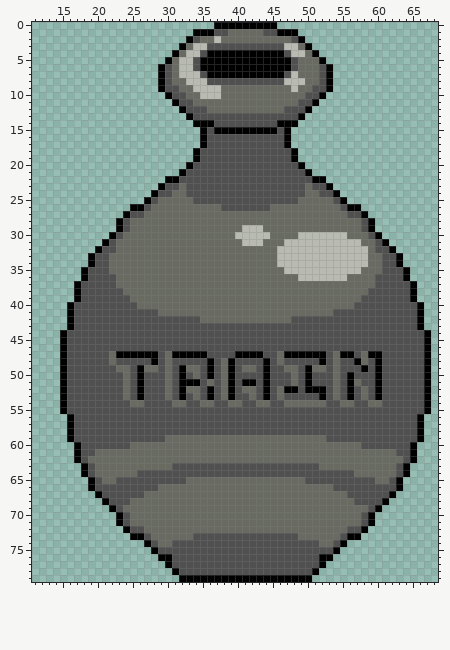
One commit to this sprite sheet: assets/images/encounters/pot/battlePot.png. Above, as it was before the edit.
The file is 80x80 pixels. Shown: x 11..68, y 0..79.
After:
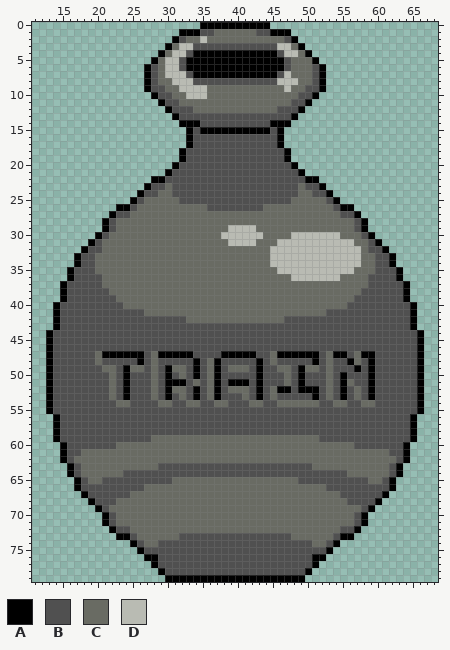
Palette (. is transparent): A #000000  B #505050  C #696b63  D #b9bbb3
The edit:
Changed rows in their new state; - is an unchanged pixel.
first column x 13:
 0 ----------------------AA--------.----------------------
 1 -------------------AA-BBCC----B-A--.-------------------
 2 ------------------ABCCD-C---------BA.------------------
 3 -----------------ACDDBB----------D-CA.-----------------
 4 ----------------ACDDBAA----------BD-CA.----------------
 5 ---------------ACDDBAA------------BC--A.---------------
 6 --------------ABCDDBAA------------BC--BA.--------------
 7 --------------ABCDD-BAA----------BDC--BA.--------------
 8 --------------ABCCDD-BB----------D--C-BA.--------------
 9 --------------ABBCCDD--CC---------DC-B-A.--------------
10 ---------------ABBCCDD-CC-----------B-A.---------------
11 ----------------ABBCC--------------B-A.----------------
12 -----------------ABB-CC----------B--A.-----------------
13 ------------------ABB--------------A.------------------
14 -------------------AA-BB--------A--.-------------------
15 --------------------AB-A--------BA.--------------------
16 --------------------ABB----------A.--------------------
17 --------------------ABB----------A.--------------------
18 -------------------ABB------------A.-------------------
19 -------------------ABB------------A.-------------------
20 ------------------ABB--------------A.------------------
21 -----------------ABB----------------A.-----------------
22 ---------------AABB------------------A-.---------------
23 --------------ABBC-B----------------CB-A.--------------
24 -------------ABBCCBB----------------C-B-A.-------------
25 ------------ABCC---BB--------------C----BA.------------
26 ----------AABCC--------BB------C---------BA-.----------
27 ---------ABBCC----------------------------B-A.---------
28 --------ABCC--------------------------------BA.--------
29 --------ABCC--------------DD--C-------------BA.--------
30 -------ABCC--------------DD----C---D------C--BA.-------
31 ------ABCC----------------DD--C--D----------C-BA.------
32 -----ABBCC----------------------D------------CB-A.-----
33 ----ABBCC-----------------------D------------C-B-A.----
34 ----ABBCC-----------------------D------------C-B-A.----
35 ---ABB-CC------------------------D----------C--B--A.---
36 ---ABB--CC-------------------------D------C---B---A.---
37 --ABB---CC------------------------------------B----A.--
38 --ABB----CC----------------------------------B-----A.--
39 --ABB-----CC--------------------------------B------A.--
40 -ABB-------CC------------------------------B--------A.-
41 -ABB----------CC------------------------B-----------A.-
42 -ABB----------------CC------------B-----------------A.-
43 -ABB------------------------------------------------A.-
44 ABB--------------------------------------------------A.
45 ABB--------------------------------------------------A.
46 ABB--------------------------------------------------A.
47 ABB----CAA----BCAA---BB--AA---B-CA-----BCA-BCA-B-----A.
48 ABB----C-B---A-C-B---A-CABB---ABCB----ABCB-ACBAB-----A.
49 ABB-----CCBACCB--ACCBA-CABCC-BAB-C-BAC-BCB--ABAB-----A.
50 ABB------C-A-B-C-A-C-A-CABB---AB--CBAB--CBAB--AB-----A.
51 ABB------C-A-B-C-AA-BC--AB-A-BAB--CBAB--CBACB-AB-----A.
52 ABB------C-A-B-C-ACCBA-CABCC-BABCA-BA--BCBABCBAB-----A.
53 ABB------C-A-B-C-A-C-A-CABB-CBABCB----ABCBABCBAB-----A.
54 ABB-------CCBB--CCBBCCBBCCBB-C-B-C-----B-C-B-C-B-----A.
55 ABB--------------------------------------------------A.
56 -ABB------------------------------------------------A.-
57 -ABB------------------------------------------------A.-
58 -ABB------------------------------------------------A.-
59 -ABB-----------CC----------------------B------------A.-
60 --ABB-----CC--------------------------------B------A.--
61 --ABBCC------------------------------------------B-A.--
62 --ABCC--------------------------------------------BA.--
63 ---ABCC---------BB--------------------C----------BA.---
64 ---ABCC----BB------------------------------C-----BA.---
65 ----ABCCBB--------CC----------------B---------C-BA.----
66 ----ABB-------CC------------------------B--------A.----
67 -----ABB----CC----------------------------B-----A.-----
68 ------ABB-CC-------------------------------B---A.------
69 -------ABCC----------------------------------BA.-------
70 --------ABCC--------------------------------BA.--------
71 --------ABCC--------------------------------BA.--------
72 ---------ABBCC----------------------------B-A.---------
73 ----------AABCC----BB--------------C-----BA-.----------
74 ------------ABCCBB--------------------C-BA.------------
75 -------------ABB------------------------A.-------------
76 --------------AABB--------------------A-.--------------
77 ---------------ABB--------------------A.---------------
78 ----------------ABB------------------A.----------------
79 -----------------AA------------------.-----------------
Where, in picture pixels (left, top, right, bottom), the same in both pictures:
changed: (46, 22, 431, 582)
